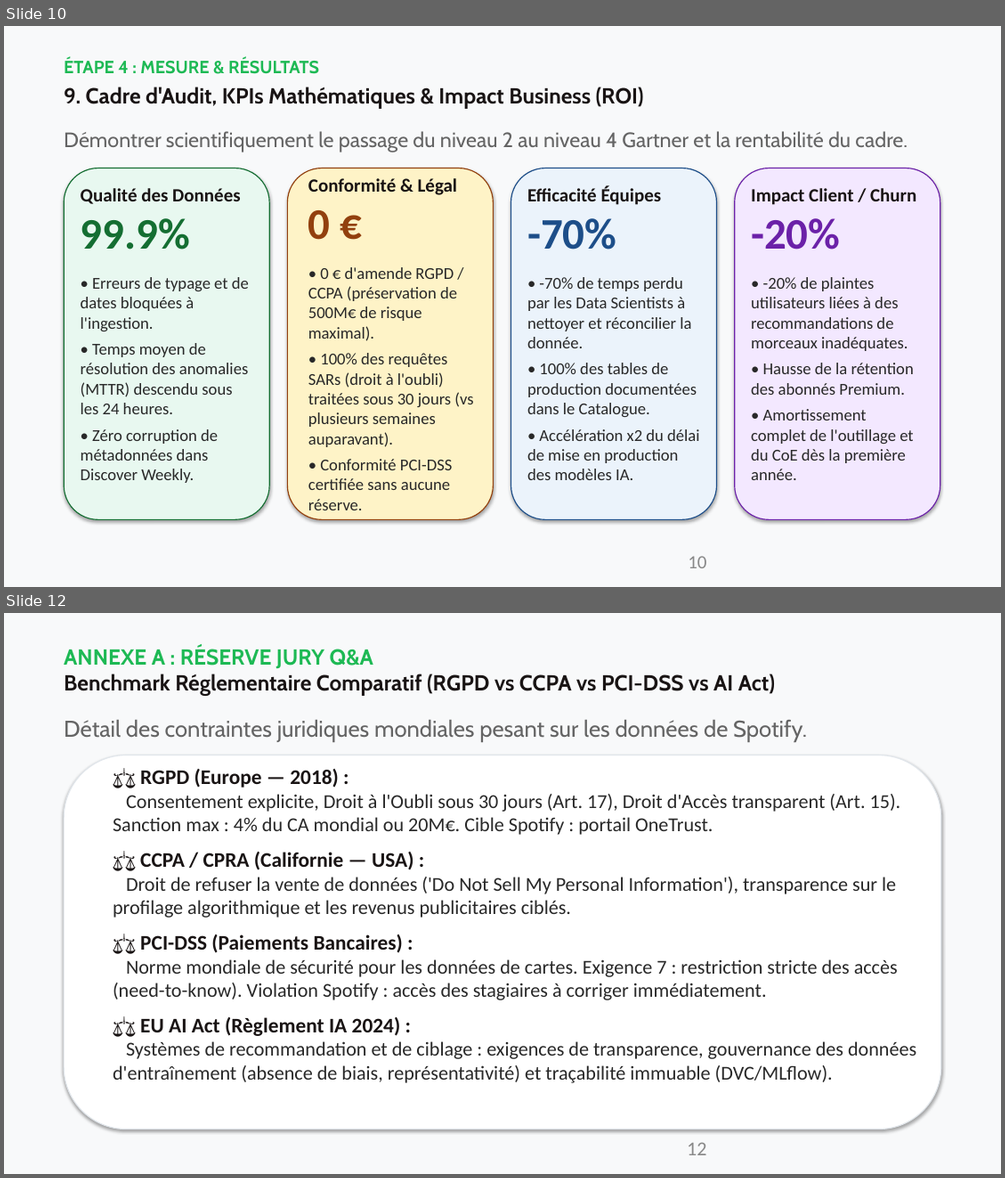
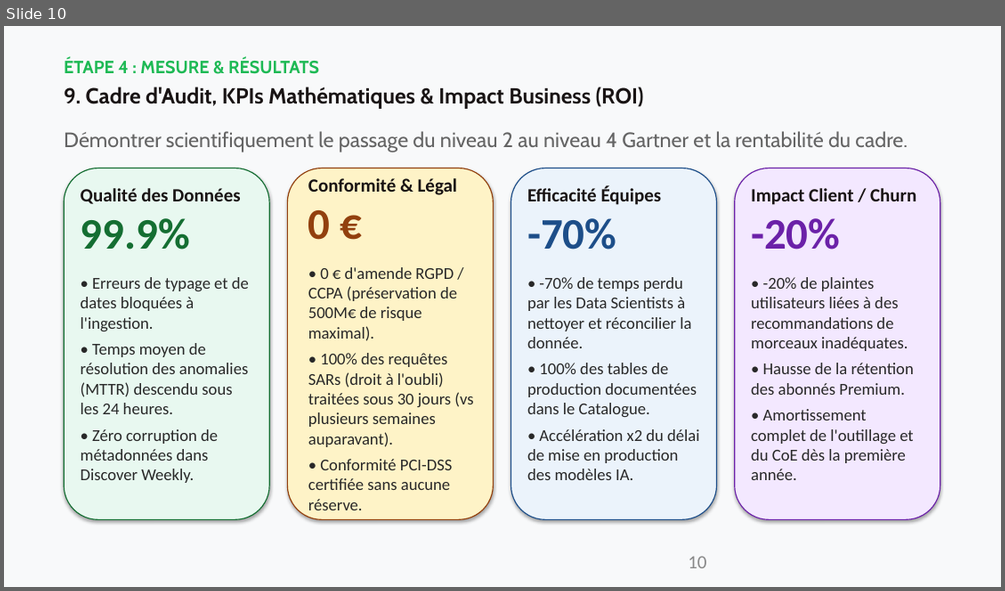
Before and after one commit to Elkristobal59/CERTIFICATION_AIA, a slide deck: 01_BLOC_1_GOUVERNANCE_SPOTIFY/LIVRABLES/04_Presentation_Executive_Gouvernance_Spotify.pptx. Shown one above the other, each under a label of ours: slides 10 and 12 before the commit, slide 10 after it; the slides between them are not shown. The pictures are 1005x1178 and 1005x591 pixels, drawn with LibreOffice and Linux fonts; fonts in the diff are those of the drawing. Boxes give left, top, right and bottom in pixels: in the first picture for what was removed or moved away, otherwise in the second. Text is boxed around its words. In the diff, an @@ line names an element or a change of style, - is before the commit and + after.

```diff
--- a/01_BLOC_1_GOUVERNANCE_SPOTIFY/LIVRABLES/04_Presentation_Executive_Gouvernance_Spotify.pptx
+++ b/01_BLOC_1_GOUVERNANCE_SPOTIFY/LIVRABLES/04_Presentation_Executive_Gouvernance_Spotify.pptx
@@ slide 12 removed at [4, 613, 1001, 1174], background #FFFFFF @@
@@ rectangle removed at [4, 613, 1001, 1174] @@
@@ text removed at [64, 646, 373, 669] @@
-ANNEXE A : RÉSERVE JURY Q&A
@@ text removed at [64, 674, 775, 696] @@
-Benchmark Réglementaire Comparatif (RGPD vs CCPA vs PCI-DSS vs AI Act)
@@ text removed at [64, 720, 807, 741] @@
-Détail des contraintes juridiques mondiales pesant sur les données de Spotify.
@@ rounded rectangle removed at [64, 755, 941, 1129] @@
@@ text removed at [113, 769, 916, 1083] @@
-⚖️ RGPD (Europe — 2018) :
-Consentement explicite, Droit à l'Oubli sous 30 jours (Art. 17), Droit d'Accès transparent (Art. 15). Sanction max : 4% du CA mondial ou 20M€. Cible Spotify : portail OneTrust.
-⚖️ CCPA / CPRA (Californie — USA) :
-Droit de refuser la vente de données ('Do Not Sell My Personal Information'), transparence sur le profilage algorithmique et les revenus publicitaires ciblés.
-⚖️ PCI-DSS (Paiements Bancaires) :
-Norme mondiale de sécurité pour les données de cartes. Exigence 7 : restriction stricte des accès (need-to-know). Violation Spotify : accès des stagiaires à corriger immédiatement.
-⚖️ EU AI Act (Règlement IA 2024) :
-Systèmes de recommandation et de ciblage : exigences de transparence, gouvernance des données d'entraînement (absence de biais, représentativité) et traçabilité immuable (DVC/MLflow).
@@ page number removed at [687, 1142, 706, 1155] @@
-12
```
Also in this commit, not shown: 3 slides changed, 2 other slides removed.
